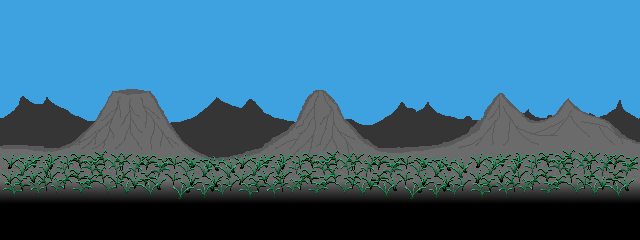
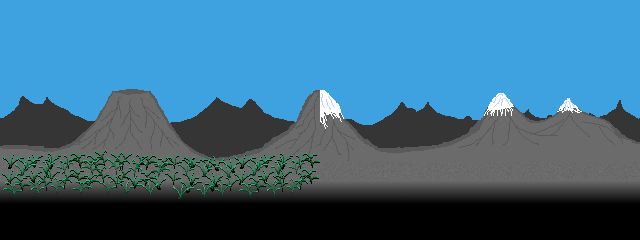
Layers edited between the first and the second 640×240 image:
painted on "Vegetation" over [309, 156, 638, 199]
painted on "Veg Reihe 2" over [317, 151, 638, 193]
painted on "Veg Reihe 3" over [326, 150, 626, 187]
painted on "Berge vorne" over [320, 90, 582, 129]
